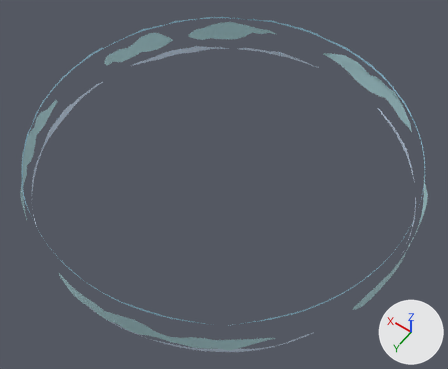
What one commit did to the glTF model meshes/Cloudz.gltf.
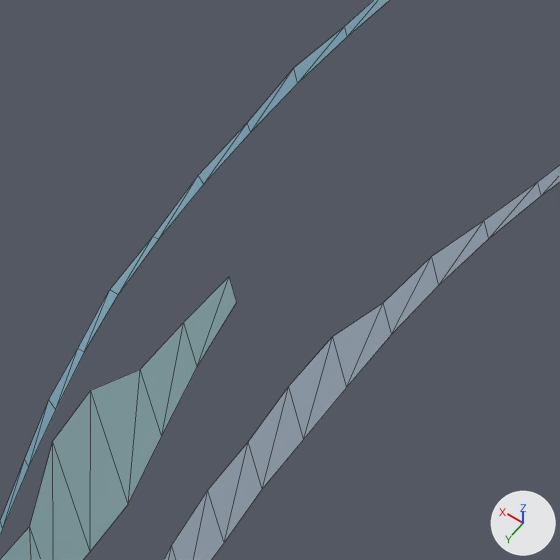
Old and new are each drawn whole from a 50 mm camera at (-62933.0, 87888.0, 137325.0) aimed at (-3501.0, 4683.0, 6574.0) and again close up on the part from 7% to 21% of the width and 19% to 36% of the height. Lighting does not change. The marker at lower right points along +X, +Y and +Z. The close-ups show mesh edges as thin lines. Vertices at the same position are counted once.

Objects in the first close-up: 'Cloudz'.
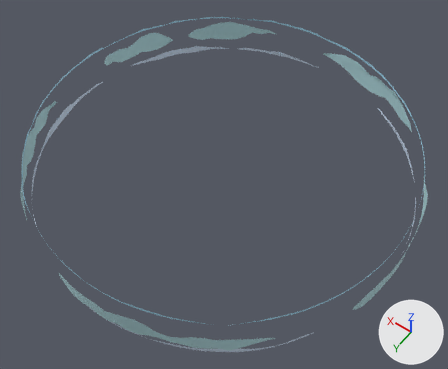
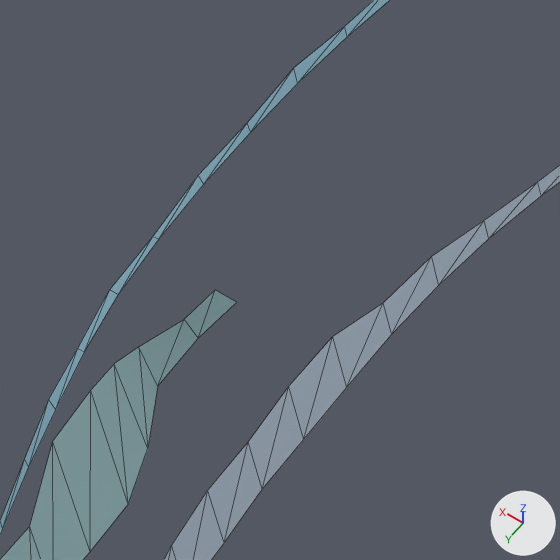
Edits to the scene script, one JSON object a line:
```json
{"block": "me_cylinder_002", "where": "me_cylinder_002.from_pydata(...)  # 654 vertices, 630 faces; spans x -52710.0..51751.0, y -52964.0..52685.0, z -974.0..13311.0"}
{"block": "me_cylinder_002", "where": "# used by ob_cloudz; location = (0.0, 0.0, 4935.0)"}
{"block": "me_cylinder_002", "where": "# verts and faces of me_cylinder_002; kept vertices keep their numbers, new ones are numbered from 654"}
{"block": "me_cylinder_002", "where": "# before: 256 (50347.0, 15525.0, 4049.0) at pixel (161, 436), 257 (50347.0, 15525.0, 7064.0) at pixel (140, 369), 258 (51048.0, 13036.0, 4731.0) at pixel (197, 366), 259 (51048.0, 13036.0, 6733.0) at pixel (183, 322), 261 (51626.0, 10515.0, 6440.0) at pixel (229, 276)"}
{"block": "me_cylinder_002", "change": "me_cylinder_002 part 1"}
{"op": "add", "block": "me_cylinder_002", "code": "delete_vertices([259])  # with the faces that use them"}
{"op": "add", "block": "me_cylinder_002", "code": "verts[258] = (52139.0, 11969.0, 4526.0)  # moved, pixel (198, 338)"}
{"op": "add", "block": "me_cylinder_002", "code": "verts[261] = (51498.0, 11257.0, 6508.0)  # moved, pixel (215, 289)"}
{"op": "add", "block": "me_cylinder_002", "code": "verts[256] = (50826.0, 15835.0, 3465.0)  # moved, pixel (147, 448)"}
{"op": "add", "block": "me_cylinder_002", "code": "verts[257] = (50392.0, 16342.0, 7962.0)  # moved, pixel (114, 363)"}
{"op": "add", "block": "me_cylinder_002", "code": "verts[654] = (51866.0, 14133.0, 4273.0)  # pixel (157, 386)"}
{"op": "add", "block": "me_cylinder_002", "code": "verts[655] = (51033.0, 14892.0, 7147.0)  # pixel (138, 346)"}
{"op": "add", "block": "me_cylinder_002", "code": "verts[656] = (51017.0, 12993.0, 6855.0)  # pixel (184, 319)"}
{"op": "add", "block": "me_cylinder_002", "code": "faces += [(256, 654, 655), (256, 655, 257), (258, 656, 654), (654, 656, 655), (258, 261, 656)]  # mat_cloud2 (cyan #b4dce2)"}
```

Changed parts and their boxes (x1, y1, x2, y2) in the close-ups (560 x 560 px):
```json
{"part": 1, "of": "me_cylinder_002", "change": "built on", "before": [91, 277, 237, 503], "after": [91, 290, 236, 503]}
```
